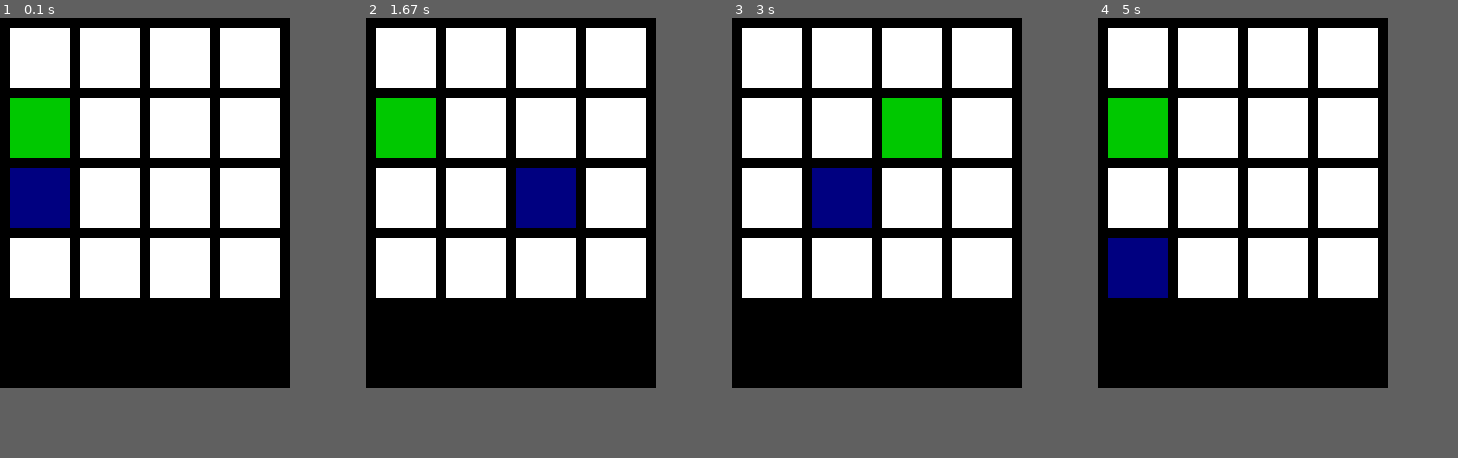
Above: before the commit, frames 1-4 (left to right).
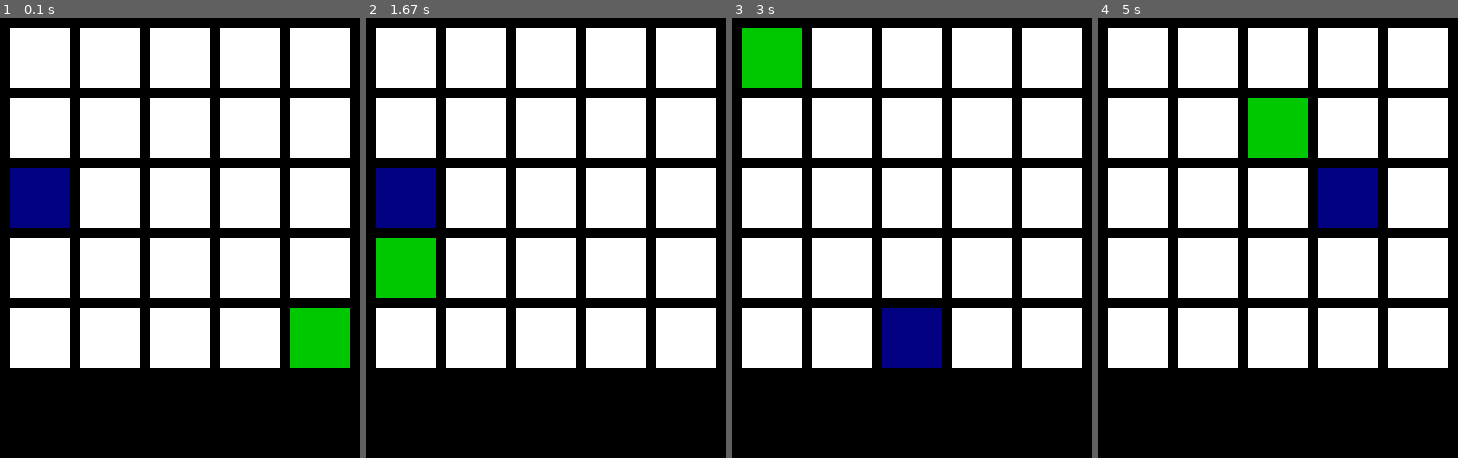
Above: after the commit, the same moments.

Repository: Willtl/rl-approaches-generic
Game: pygame game, started from q-learning.py
Two runs of this game, one before a commit and one after it. Both use one fixed random seed, a clock stepped at 60 frames per second and the inputs below.
Inputs:
- Up to frame 1 (0.1 s): no input
- Up to frame 2 (1.67 s): no input
- Up to frame 3 (3 s): no input
- Up to frame 4 (5 s): no input
In our replay, the window is 145x185 before the commit and 180x220 after it. These sizes can differ from the game's own. Grey fills any space a smaller window leaves; there, only what the larger window draws over its background counts as a difference.

The runs differ from the first frame. In frame 1, 23% of the frame differs, in the area x 2-98%, y 2-80%; in frame 2, 30%; in frame 3, 27%; in frame 4, 30%.

Commit message:
Finish q-learning algorithm

Diff:
--- a/game.py
+++ b/game.py
@@ -8,8 +8,8 @@
 TWO_PLAYERS = False
 
 # How many rows and columns we will have
-ROW_COUNT = 4
-COLUMN_COUNT = 4
+ROW_COUNT = 5
+COLUMN_COUNT = 5
 
 # WIDTH and HEIGHT of each grid location
 WIDTH = 30
--- a/gridseedpygame.py
+++ b/gridseedpygame.py
@@ -41,8 +41,8 @@
             # Draw the box
             pygame.draw.rect(screen, color, (x, y, gm.WIDTH, gm.HEIGHT), 0)
 
-    # pygame.display.flip()
-    pygame.display.update()
+    pygame.display.flip()
+    # pygame.display.update()
     # pygame.time.delay(10)
 
 
@@ -82,7 +82,6 @@
         game.step(action, player)
 
 
-
 def main():
     quit = False
     while True:
--- a/q-learning.py
+++ b/q-learning.py
@@ -4,17 +4,17 @@
 
 # The game support multiple seeds and players. In this example, I am considering only one player, 4 rows and 4 cols, and one seed
 
-# Numb of cells plus the number of cells minus the number of seeds
+# Number of states = n * n - 1, where n are the number of cells in the grid
 n_states = (env.gm.ROW_COUNT * env.gm.COLUMN_COUNT) * ((env.gm.ROW_COUNT * env.gm.COLUMN_COUNT) - env.gm.NUMB_SEEDS)
 n_actions = 4
 os_size = [env.gm.ROW_COUNT, env.gm.COLUMN_COUNT, env.gm.ROW_COUNT, env.gm.COLUMN_COUNT, 4]
 
-# Q-learning stuff
+# Q-learning parameters
 q_table = np.random.uniform(low=0, high=0, size=os_size)
 learning_rate = 0.1
 discount = 0.95
 episodes = 1000000
-zero_eps_at = int(0.75 * episodes)
+zero_eps_at = int(0.8 * episodes)
 
 
 def get_state(state):
@@ -45,7 +45,7 @@
             print(cur_it)
 
         # Linearly decrease epsilon from epsilon
-        epsilon = 0.4 - cur_it * (0.4 / zero_eps_at)
+        epsilon = 0.5 - cur_it * (0.5 / zero_eps_at)
         if np.random.random() > epsilon:
             action = np.argmax(q_table[matrix_state])
         else:
@@ -54,22 +54,20 @@
         # Update game with action, player one
         new_state, reward = env.game.step(action + 1, 1)
         new_matrix_state = get_state(new_state)
-        # Q-learning stuff
+
+        # Q-learning equation
         max_future_q = np.max(q_table[new_matrix_state])
         current_q = q_table[matrix_state][action]
         new_q = (1 - learning_rate) * current_q + learning_rate * (reward + discount * max_future_q)
         q_table[matrix_state][action] = new_q
-        # print(new_matrix_state)
-        # print(q_table[new_matrix_state])
-        # print(current_q)
 
+        # Update state
         matrix_state = new_matrix_state
 
         if cur_it > 0.99 * episodes:
+            # Pump events
+            env.pygame.event.pump()
             env.render()
-            time.sleep(0.25)
+            time.sleep(0.1)
 
         cur_it += 1
-        #
-        # if cur_it == 3:
-        #     quit()
